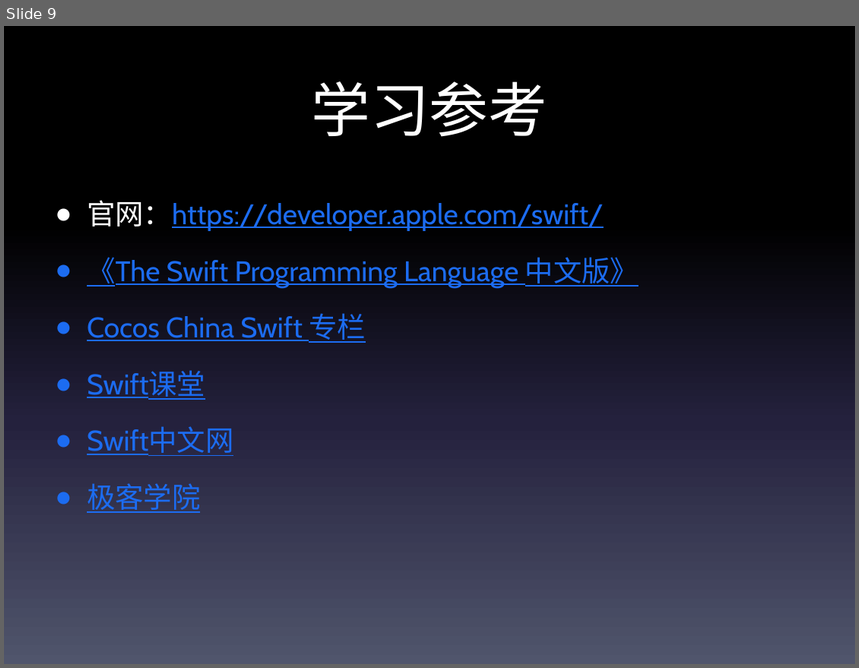
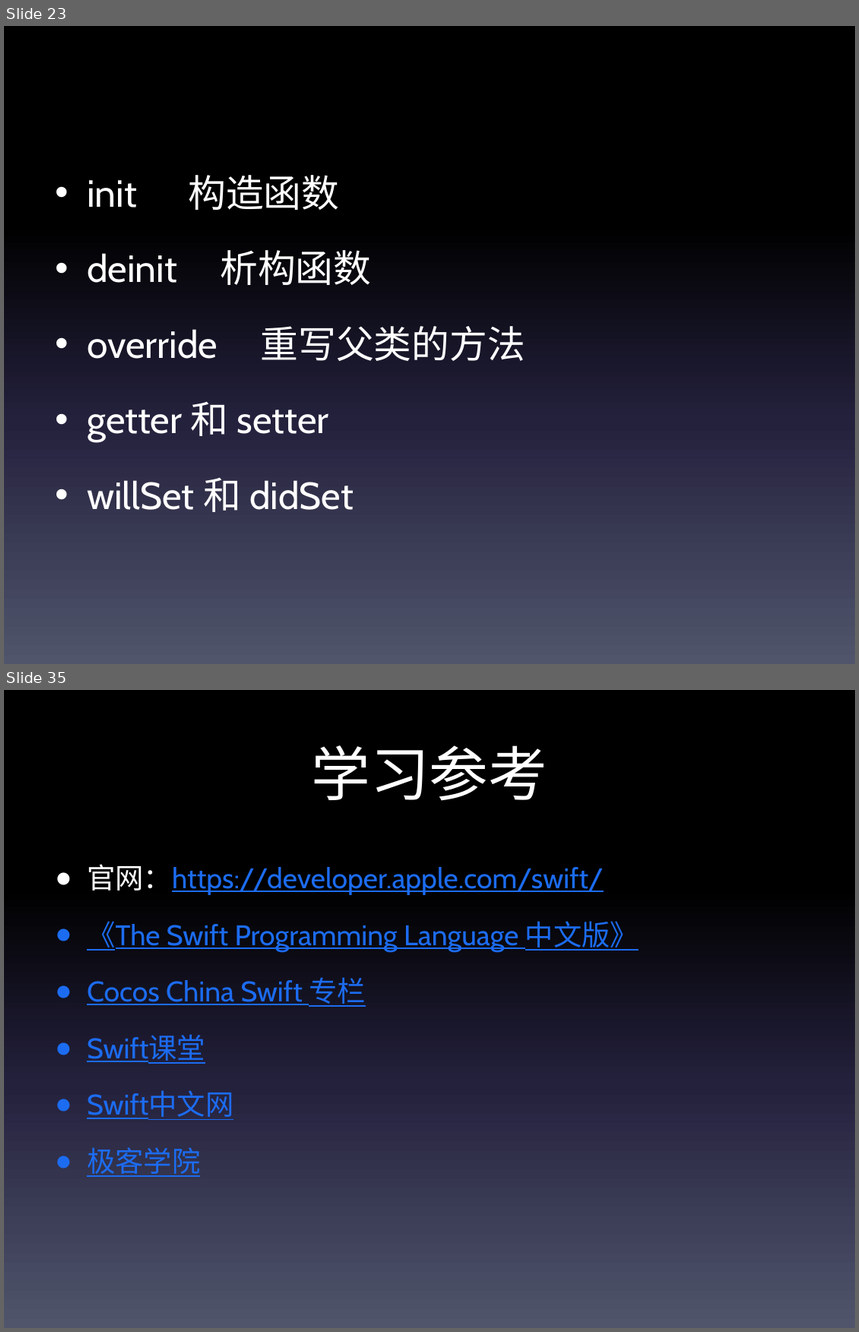
Before and after one commit to TheLittleBoy/swift-, a slide deck: swift.pptx. Shown one above the other, each under a label of ours: slide 9 before the commit, slides 23 and 35 after it; the slides between them are not shown. The pictures are 859x668 and 859x1332 pixels, drawn with LibreOffice and Linux fonts; fonts in the diff are those of the drawing. Boxes give left, top, right and bottom in pixels: in the first picture for what was removed or moved away, otherwise in the second. Text is boxed around its words. In the diff, an @@ line names an element or a change of style, - is before the commit and + after.

Commit message:
init
pdf

```diff
--- a/swift.pptx
+++ b/swift.pptx
@@ slide 23 added at [4, 26, 855, 664], background gradient #000000 to #24213E to #51566D @@
@@ text added at [87, 175, 526, 512], 32 pt, text #FFFFFF @@
+• init 构造函数
+• deinit 析构函数
+• override 重写父类的方法
+• getter 和 setter
+• willSet 和 didSet
@@ what was slide 9 is now slide 35 @@
```
Also in this commit, not shown: 2 slides changed, 25 other slides added, 1 other file.
